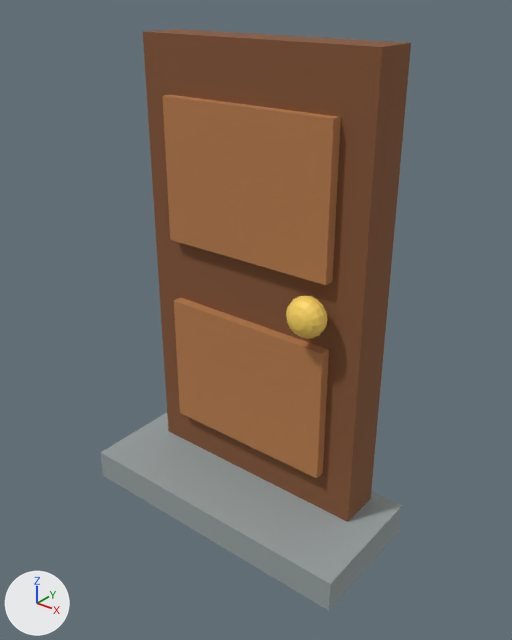
Two versions of the glTF model public/assets/kit/bp_decordoor.glb, one commit apart.
Before and after are seen from a 50 mm lens placed at (1.426, -1.825, 1.767), pointed at (0.051, -0.106, 0.701). Lighting does not change. The marker at lower left points along +X, +Y and +Z. The picture after the commit comes second. Where no turn or scale is listed for an object, it has been applied to the vertices. Vertices at exactly the same position are counted once.

The older version as bpy lines, for what is in view:
```python
ob_door = bpy.data.objects.new('Door', me_cube_099)
ob_door.location = (0.0, 0.0, 0.8)
ob_knob = bpy.data.objects.new('Knob', me_sphere_042)
ob_knob.location = (0.29, -0.15, 0.8)
ob_panel = bpy.data.objects.new('Panel', me_cube_100)
ob_panel.parent = ob_bp_decordoor
ob_panel.location = (0.0, 0.42, 0.095)
ob_panel_001 = bpy.data.objects.new('Panel.001', me_cube_101)
ob_panel_001.parent = ob_bp_decordoor
ob_panel_001.location = (0.0, 1.16, 0.095)
ob_step = bpy.data.objects.new('Step', me_cube_102)
ob_step.location = (0.0, -0.12, -0.05)
```
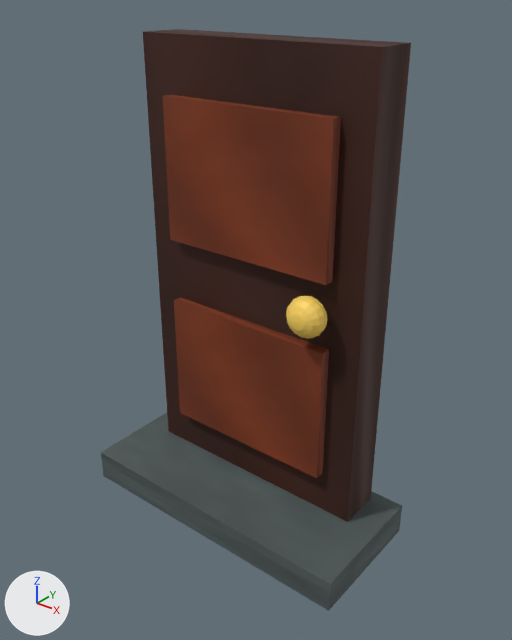
Where the newer file only moved an object's origin or applied its transform, the numbers keep the older frame.

Where the change shows, as pixel boxes (x1, y1, x2, y2) in the pictures (512 x 640 px):
'Door', surface changed (darker)
    both: (143, 29, 411, 522)
'Panel.001', surface changed, rescaled (orange to brown)
    before: (162, 95, 341, 285)
    after: (162, 94, 341, 285)
'Step', surface changed (darker)
    both: (101, 413, 402, 611)
'Panel', surface changed, rescaled (orange to brown)
    both: (174, 297, 329, 478)
part 1 of me_cube_100, deleted (orange)
    before: (174, 297, 329, 478)
part 2 of me_cube_100, added (brown)
    after: (162, 94, 341, 478)

Edits to the bpy script that builds the scene:
```text
Add img_stone_roughness:
    img_stone_roughness = load_image('Stone_Roughness', '_unpacked/Stone_Roughness', 48, 48, 'Non-Color')
Add img_stone_basecolor:
    img_stone_basecolor = load_image('Stone_BaseColor', '_unpacked/Stone_BaseColor', 48, 48, 'sRGB')
Add img_stone_normal:
    img_stone_normal = load_image('Stone_Normal', '_unpacked/Stone_Normal', 48, 48, 'Non-Color')
Add img_wood_dark_roughness:
    img_wood_dark_roughness = load_image('Wood_Dark_Roughness', '_unpacked/Wood_Dark_Roughness', 48, 48, 'Non-Color')
Add img_wood_dark_normal:
    img_wood_dark_normal = load_image('Wood_Dark_Normal', '_unpacked/Wood_Dark_Normal', 48, 48, 'Non-Color')
Add img_wood_basecolor:
    img_wood_basecolor = load_image('Wood_BaseColor', '_unpacked/Wood_BaseColor', 48, 48, 'sRGB')
Add img_wood_dark_basecolor:
    img_wood_dark_basecolor = load_image('Wood_Dark_BaseColor', '_unpacked/Wood_Dark_BaseColor', 48, 48, 'sRGB')
Change mat_wood_dark:
    remove # nodes: BsdfPrincipled, OutputMaterial
    remove # colours: brown #845535
    nodes: BsdfPrincipled, Math, NormalMap, OutputMaterial, SeparateColor, TexImage x3
    uses the picture img_wood_dark_basecolor
    uses the picture img_wood_dark_normal
    uses the picture img_wood_dark_roughness
Change mat_wood:
    remove # nodes: BsdfPrincipled, OutputMaterial
    remove # colours: orange #b87c4b
    nodes: BsdfPrincipled, Math, NormalMap, OutputMaterial, SeparateColor, TexImage x3
    uses the picture img_wood_basecolor
    uses the picture img_wood_dark_normal
    uses the picture img_wood_dark_roughness
Change mat_stone:
    remove # nodes: BsdfPrincipled, OutputMaterial
    remove # colours: grey #97a0a0
    nodes: BsdfPrincipled, Math, NormalMap, OutputMaterial, SeparateColor, TexImage x3
    uses the picture img_stone_basecolor
    uses the picture img_stone_normal
    uses the picture img_stone_roughness
Change me_cube_100:
    used by ob_panel; parent = ob_bp_decordoor; location = (0.0, 0.42, 0.095)
    remove me_cube_100.from_pydata(...)  # 8 vertices, 12 faces; spans x -0.335..0.335, y -0.25..0.25, z -0.023..0.023
    add me_cube_100.from_pydata(...)  # 8 vertices, 12 faces; spans x -1.0..1.0, y -0.746..0.746, z -0.067..0.067
    me_cube_100 part 1: 8 vertices removed from x -0.335..0.335, y -0.25..0.25, z -0.023..0.023
    me_cube_100 part 2: 8 vertices added at x -1.0..1.0, y -0.746..0.746, z -0.067..0.067, forming a box
Change ob_panel:
    ob_panel.scale: (1.0, 1.0, 1.0) -> (0.335, 0.335, 0.335)
Change ob_panel_001:
    ob_panel_001: bpy.data.objects.new('Panel.001', me_cube_101) -> bpy.data.objects.new('Panel.001', me_cube_100)
    ob_panel_001.scale: (1.0, 1.0, 1.0) -> (0.335, 0.335, 0.335)
```
